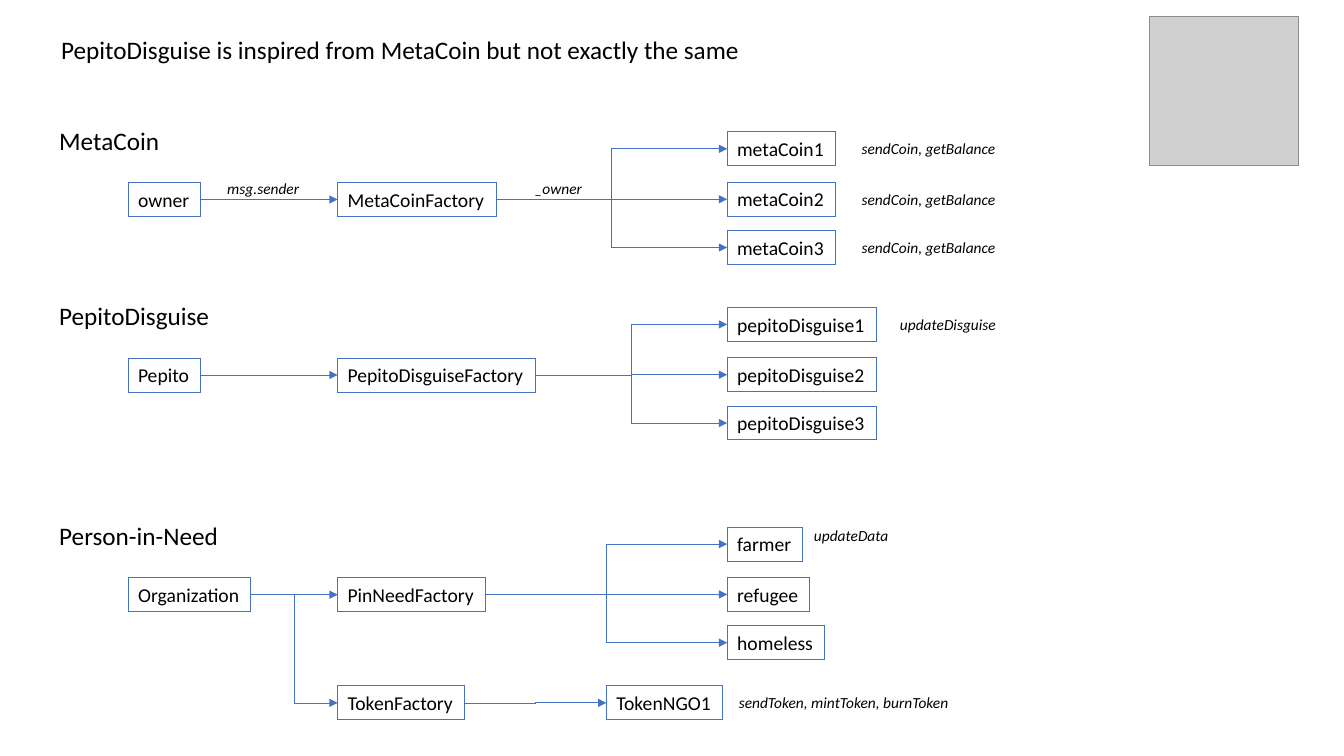
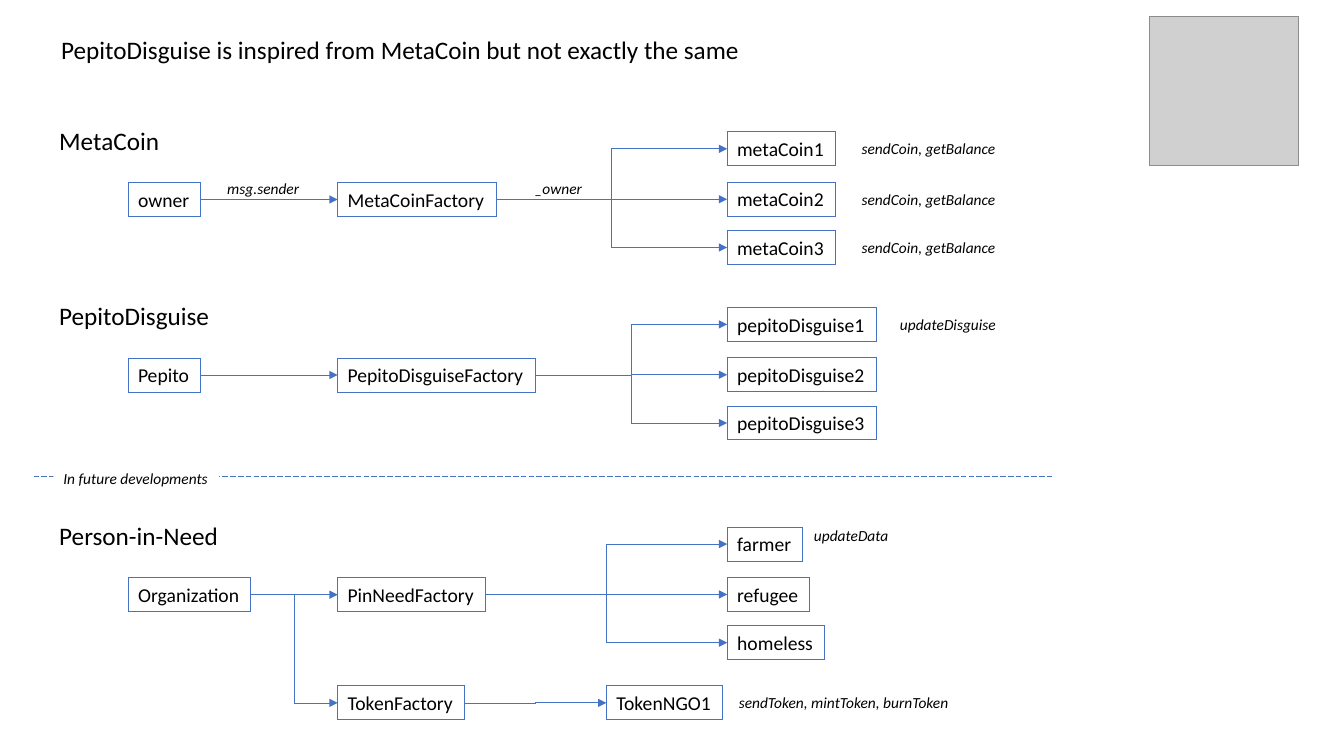
Before and after one commit to kvutien/Project-Machu-Picchu-2020, a slide deck: slide 1 of Pepito/Final Project Design.pptx. Drawn at 1344x756 pixels with LibreOffice and Linux fonts; fonts in the diff are those of the drawing; grey boxes stand for pictures. Boxes give left, top, right and bottom in pixels: in the first picture for what was removed or moved away, otherwise in the second. Text is boxed around its words. In the diff, an @@ line names an element or a change of style, - is before the commit and + after.

```diff
--- a/Pepito/Final Project Design.pptx
+++ b/Pepito/Final Project Design.pptx
@@ line added from (33, 477) to (1053, 477), #4472C4 0.5 pt dashed @@
@@ text added at (63,473,207,487), 11 pt, text #000000, italic @@
+In future developments
```
Also in this commit, not shown: 1 other file.
